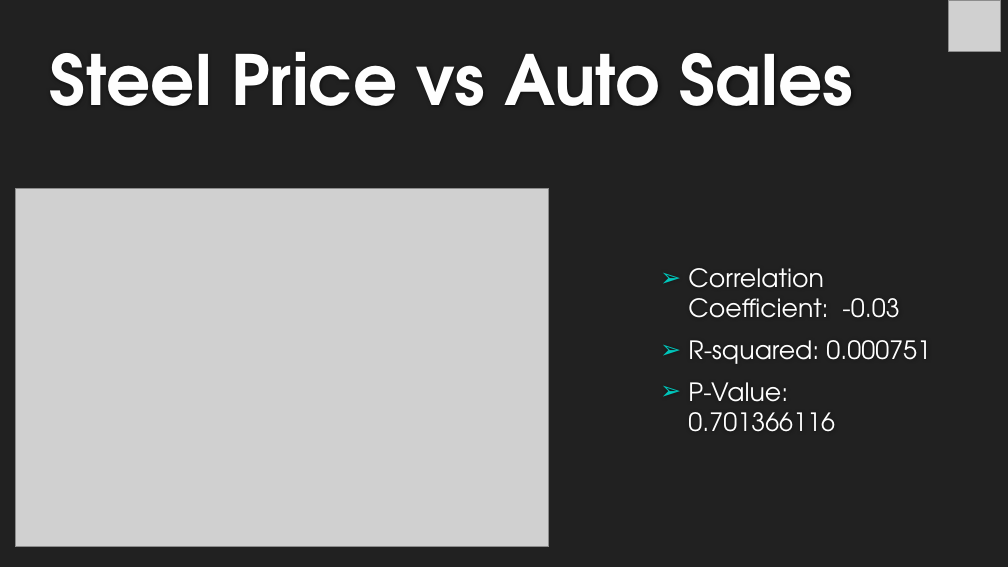
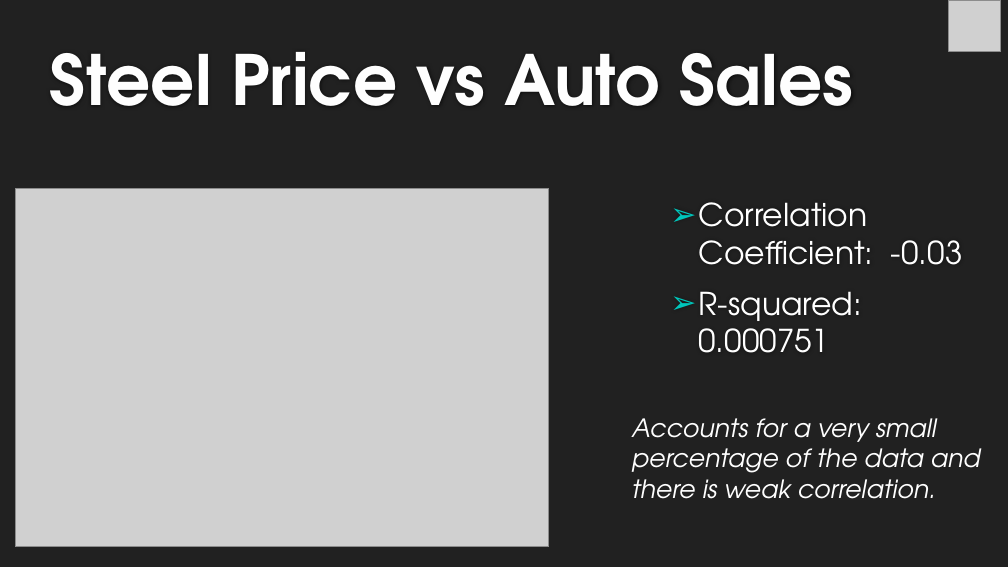
Before and after one commit to michelleherman13/auto-sales, a slide deck: slide 11 of Presentation/Auto_sales_Michelle.pptx. Drawn at 1008x567 pixels with LibreOffice and Linux fonts; fonts in the diff are those of the drawing; grey boxes stand for pictures; background and template pictures are left out. Boxes give left, top, right and bottom in pixels: in the first picture for what was removed or moved away, otherwise in the second. Text is boxed around its words. In the diff, an @@ line names an element or a change of style, - is before the commit and + after.

```diff
--- a/Presentation/Auto_sales_Michelle.pptx
+++ b/Presentation/Auto_sales_Michelle.pptx
@@ text "Correlation Coefficient: -0.03": place and size @@
-text "Correlation Coefficient: -0.03" at box(688, 268, 931, 432)
+text "Correlation Coefficient: -0.03" at box(699, 202, 963, 353)
@@ text "Correlation Coefficient: -0.03" at box(699, 202, 963, 353): size 24 to 30 pt; more space between paragraphs @@
@@ text at box(688, 382, 835, 432): paragraph removed @@
-➢ P-Value: 0.701366116
@@ text added at box(632, 418, 981, 499), 24 pt, text #FFFFFF, italic @@
+Accounts for a very small percentage of the data and there is weak correlation.
```
Also in this commit, not shown: 5 other slides changed, 2 slides removed.
